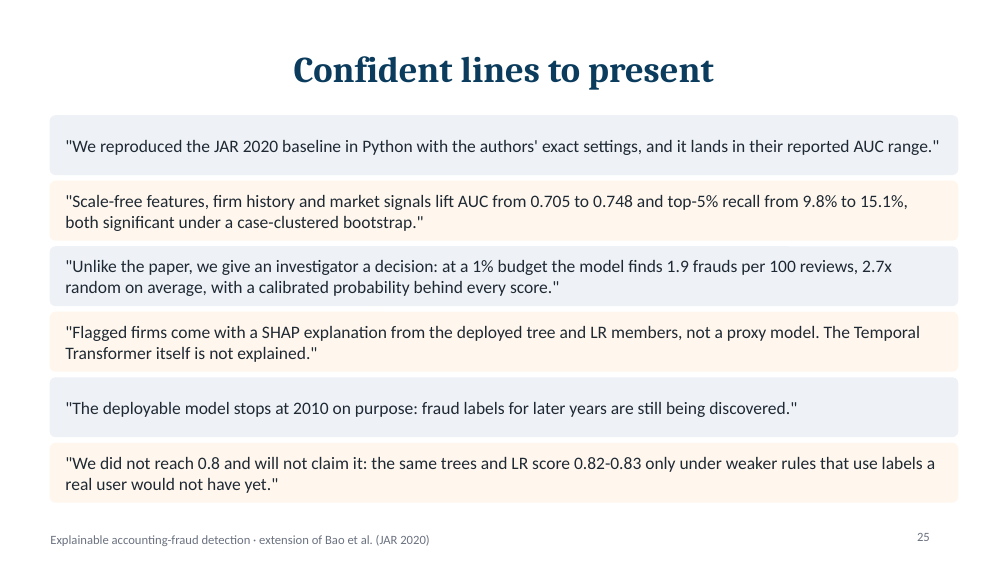
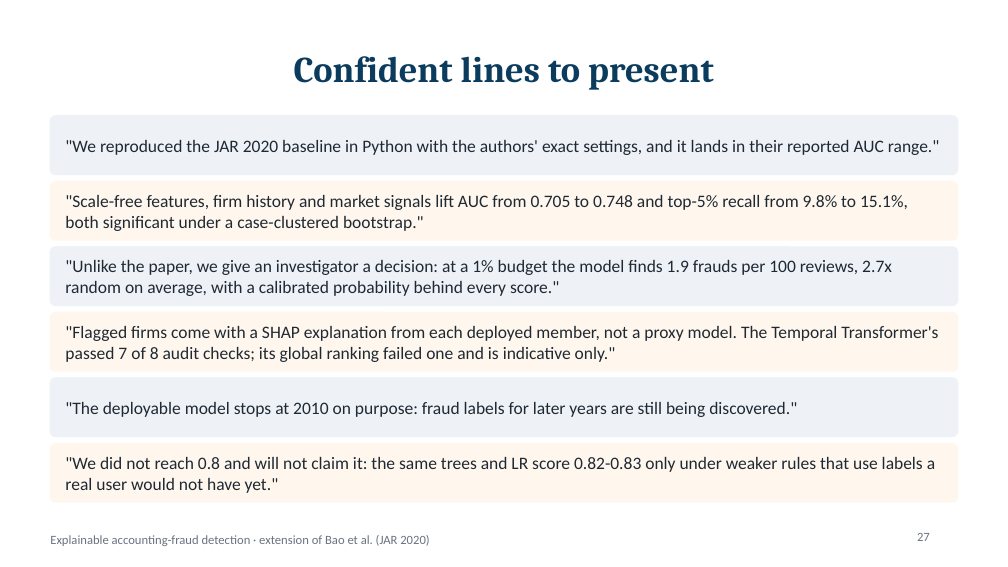
Before and after one commit to dhruv-37/Final-Year-Project-Minor, a slide deck: slide 27 of presentation/Fraud_Detection_Project.pptx (slide 25 before the commit). Drawn at 1008x567 pixels with LibreOffice and Linux fonts; fonts in the diff are those of the drawing. Boxes give left, top, right and bottom in pixels: in the first picture for what was removed or moved away, otherwise in the second. Text is boxed around its words. In the diff, an @@ line names an element or a change of style, - is before the commit and + after.

```diff
--- a/presentation/Fraud_Detection_Project.pptx
+++ b/presentation/Fraud_Detection_Project.pptx
@@ text at (x1=65, y1=326, x2=938, y2=362): text changed @@
-"Flagged firms come with a SHAP explanation from the deployed tree and LR members, not a proxy model. The Temporal Transformer itself is not explained."
+"Flagged firms come with a SHAP explanation from each deployed member, not a proxy model. The Temporal Transformer's passed 7 of 8 audit checks; its global ranking failed one and is indicative only."
@@ page number at (x1=917, y1=533, x2=930, y2=541): text changed @@
-25
+27
```
Also in this commit, not shown: 2 other slides changed, 2 slides added, 25 other files.
